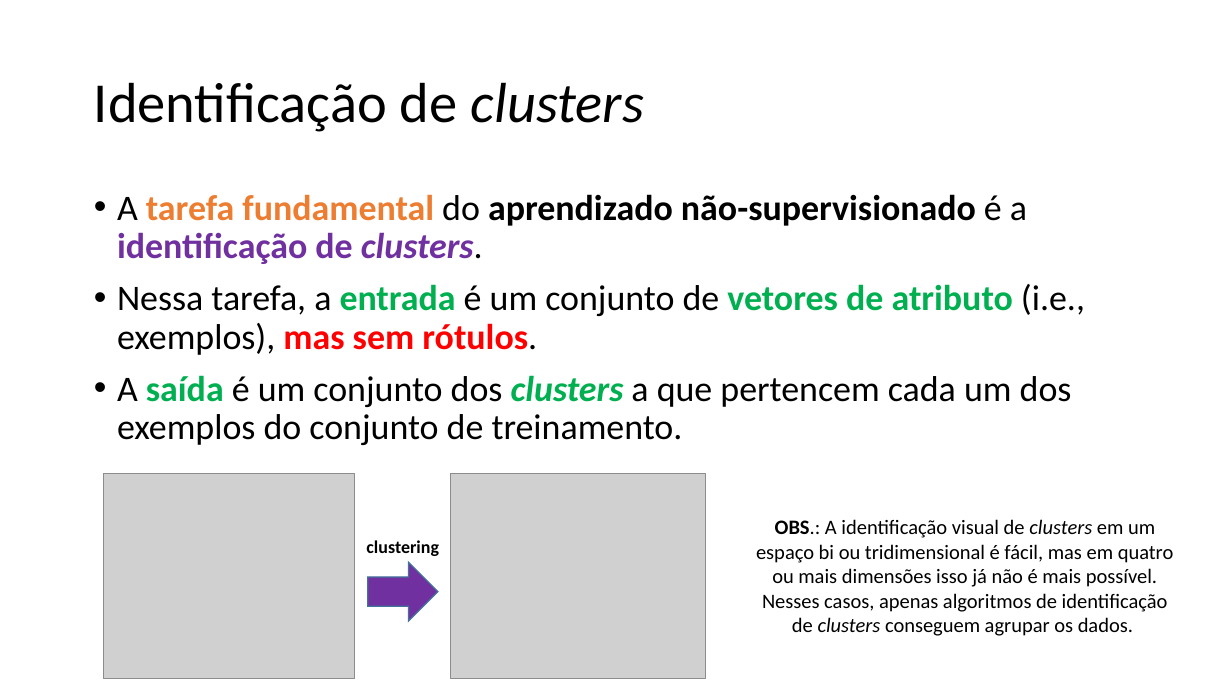
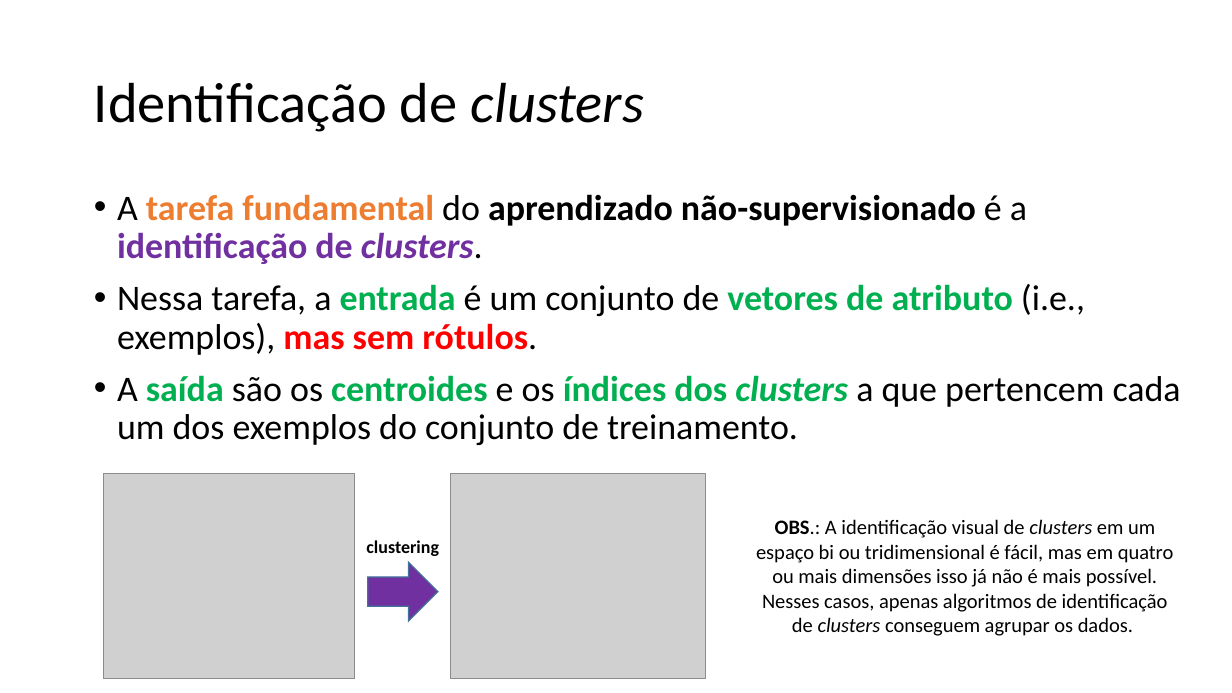
Before and after one commit to zz4fap/c24_inteligencia_artificial, a slide deck: slide 7 of slides/C24_kMeans.pptx. Drawn at 1232x693 pixels with LibreOffice and Linux fonts; fonts in the diff are those of the drawing; grey boxes stand for pictures. Boxes give left, top, right and bottom in pixels: in the first picture for what was removed or moved away, otherwise in the second. Text is boxed around its words. In the diff, an @@ line names an element or a change of style, - is before the commit and + after.

```diff
--- a/slides/C24_kMeans.pptx
+++ b/slides/C24_kMeans.pptx
@@ text at (x1=117, y1=375, x2=1181, y2=445): text changed @@
-• A saída é um conjunto dos clusters a que pertencem cada um dos exemplos do conjunto de treinamento.
+• A saída são os centroides e os índices dos clusters a que pertencem cada um dos exemplos do conjunto de treinamento.
```
Also in this commit, not shown: 5 other slides changed, 1 other file.
